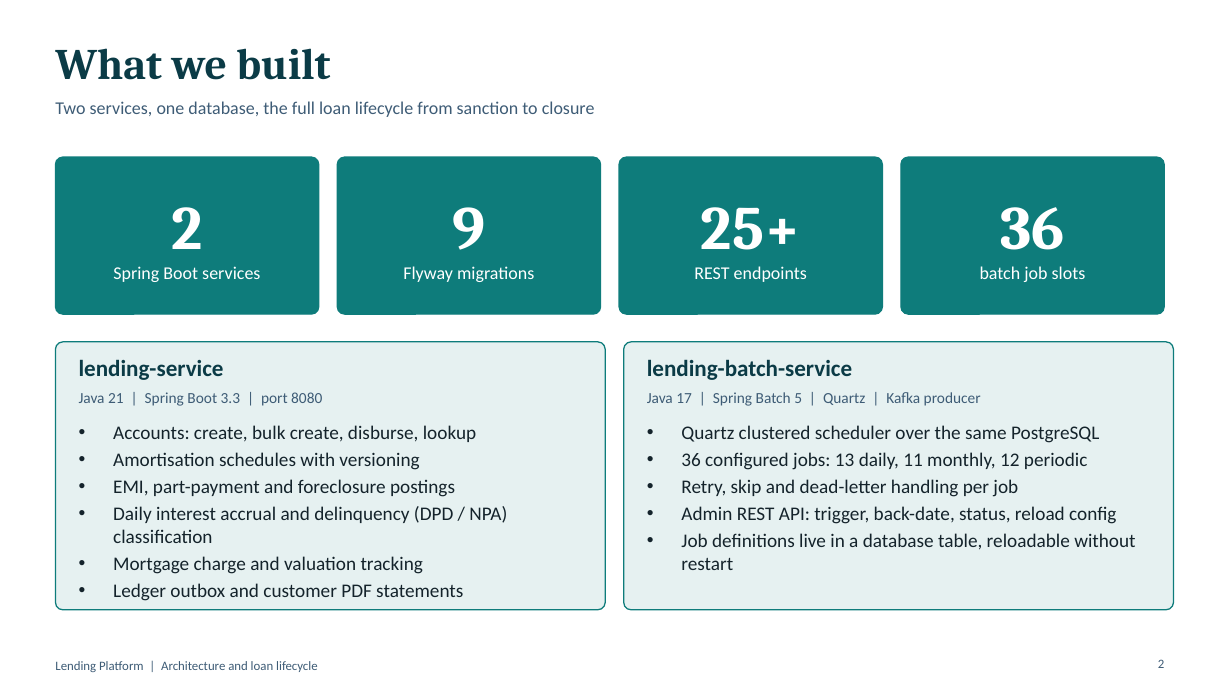
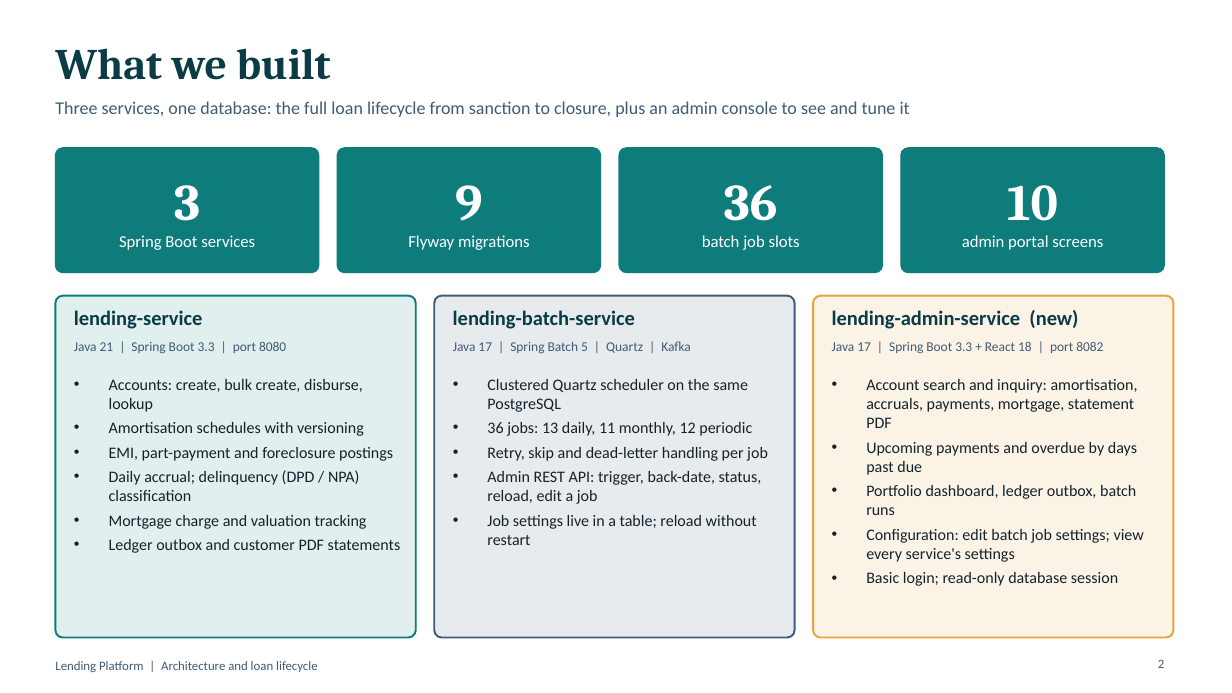
Before and after one commit to kiran199-code/lending, a slide deck: slide 2 of docs/Lending-Platform-Architecture.pptx. Drawn at 1232x693 pixels with LibreOffice and Linux fonts; fonts in the diff are those of the drawing. Boxes give left, top, right and bottom in pixels: in the first picture for what was removed or moved away, otherwise in the second. Text is boxed around its words. In the diff, an @@ line names an element or a change of style, - is before the commit and + after.

```diff
--- a/docs/Lending-Platform-Architecture.pptx
+++ b/docs/Lending-Platform-Architecture.pptx
@@ text at box(55, 101, 910, 117): text changed @@
-Two services, one database, the full loan lifecycle from sanction to closure
+Three services, one database: the full loan lifecycle from sanction to closure, plus an admin console to see and tune it
@@ rounded rectangle "3": place and size @@
-rounded rectangle "3" at box(55, 157, 319, 314)
+rounded rectangle "3" at box(55, 148, 319, 273)
@@ rounded rectangle "3" at box(55, 148, 319, 273): proportions changed @@
@@ rounded rectangle "9": place and size @@
-rounded rectangle "9" at box(337, 157, 601, 314)
+rounded rectangle "9" at box(337, 148, 601, 273)
@@ rounded rectangle "9" at box(337, 148, 601, 273): size 48 to 40 pt in "9"; size 14 to 13 pt; proportions changed @@
@@ rounded rectangle "36": place and size @@
-rounded rectangle "36" at box(901, 157, 1165, 314)
+rounded rectangle "36" at box(619, 148, 883, 273)
@@ rounded rectangle "36" at box(619, 148, 883, 273): size 48 to 40 pt in "36"; size 14 to 13 pt in "batch job slots"; proportions changed @@
@@ rounded rectangle added at box(901, 148, 1165, 273), fill #0E7C7B, outline #0E7C7B 1 pt, 13 pt, text #FFFFFF @@
+10
+admin portal screens
@@ rounded rectangle removed at box(619, 157, 883, 314) @@
-25+
-REST endpoints
@@ text in rounded rectangle at box(174, 185, 200, 221): text changed; size 48 to 40 pt @@
-2
+3
@@ text in rounded rectangle at box(119, 235, 255, 250): size 14 to 13 pt @@
@@ rounded rectangle: place and size @@
-rounded rectangle at box(55, 342, 605, 610)
+rounded rectangle at box(55, 296, 416, 638)
@@ rounded rectangle at box(55, 296, 416, 638): fill #0E7C7B at 10% opacity to #0E7C7B at 12% opacity; outline #0E7C7B 1 pt to #0E7C7B 1.5 pt; proportions changed @@
@@ rounded rectangle: place and size @@
-rounded rectangle at box(624, 342, 1174, 610)
+rounded rectangle at box(434, 296, 795, 638)
@@ rounded rectangle at box(434, 296, 795, 638): fill #0E7C7B at 10% opacity to #3E5C76 at 12% opacity; outline #0E7C7B 1 pt to #3E5C76 1.5 pt; proportions changed @@
@@ rounded rectangle added at box(813, 296, 1174, 638), fill #E8A33D at 12% opacity, outline #E8A33D 1.5 pt @@
@@ text "lending-service": place and size @@
-text "lending-service" at box(79, 359, 224, 380)
+text "lending-service" at box(74, 310, 203, 329)
@@ text "lending-service" at box(74, 310, 203, 329): size 18 to 16 pt @@
@@ text "lending-batch-service" at box(453, 310, 635, 329): size 18 to 16 pt @@
@@ text "lending-batch-service": place and size @@
-text "lending-batch-service" at box(647, 359, 852, 380)
+text "lending-batch-service" at box(453, 310, 635, 329)
@@ text added at box(832, 310, 1078, 329), 16 pt, text #0B3B46, bold @@
+lending-admin-service (new)
@@ text "Java 21 | Spring Boot ...": place and size @@
-text "Java 21 | Spring Boot ..." at box(79, 392, 322, 406)
+text "Java 21 | Spring Boot ..." at box(74, 342, 286, 354)
@@ text "Java 21 | Spring Boot ..." at box(74, 342, 286, 354): size 12 to 10.5 pt @@
@@ text at box(453, 341, 691, 354): text changed; size 12 to 10.5 pt @@
-Java 17 | Spring Batch 5 | Quartz | Kafka producer
+Java 17 | Spring Batch 5 | Quartz | Kafka
@@ text added at box(832, 342, 1103, 354), 10.5 pt, text #3E5C76 @@
+Java 17 | Spring Boot 3.3 + React 18 | port 8082
@@ text "Accounts: create, bulk create, disburse, ...": place and size @@
-text "Accounts: create, bulk create, disburse, ..." at box(113, 425, 507, 601)
+text "Accounts: create, bulk create, disburse, ..." at box(109, 379, 401, 553)
@@ text at box(109, 379, 401, 553): size 15 to 12.5 pt in "Accounts: create, bulk create, disburse, lookup", "Amortisation schedules with versioning", "EMI, part-payment and foreclosure postings", "Mortgage charge and valuation tracking" and 1 more places; more space between paragraphs @@
@@ text "Clustered Quartz scheduler on the ...": place and size @@
-text "Clustered Quartz scheduler on the ..." at box(681, 425, 1135, 570)
+text "Clustered Quartz scheduler on the ..." at box(487, 379, 768, 545)
@@ text at box(487, 379, 752, 436): text changed; size 15 to 12.5 pt @@
-• Quartz clustered scheduler over the same PostgreSQL
-• 36 configured jobs: 13 daily, 11 monthly, 12 periodic
+• Clustered Quartz scheduler on the same PostgreSQL
+• 36 jobs: 13 daily, 11 monthly, 12 periodic
@@ text added at box(866, 379, 1144, 586), 12.5 pt, text #14232B @@
+• Account search and inquiry: amortisation, accruals, payments, mortgage, statement PDF
+• Upcoming payments and overdue by days past due
+• Portfolio dashboard, ledger outbox, batch runs
+• Configuration: edit batch job settings; view every service's settings
+• Basic login; read-only database session
@@ text at box(487, 447, 768, 461): size 15 to 12.5 pt in "Retry, skip and dead-letter handling per job"; more space between paragraphs @@
@@ text at box(109, 470, 360, 501): text changed; size 15 to 12.5 pt @@
-• Daily interest accrual and delinquency (DPD / NPA) classification
+• Daily accrual; delinquency (DPD / NPA) classification
@@ text at box(487, 471, 762, 545): text changed; size 15 to 12.5 pt @@
-• Admin REST API: trigger, back-date, status, reload config
-• Job definitions live in a database table, reloadable without restart
+• Admin REST API: trigger, back-date, status, reload, edit a job
+• Job settings live in a table; reload without restart
```
Also in this commit, not shown: 4 other slides changed, 1 slide added, 5 other files.
